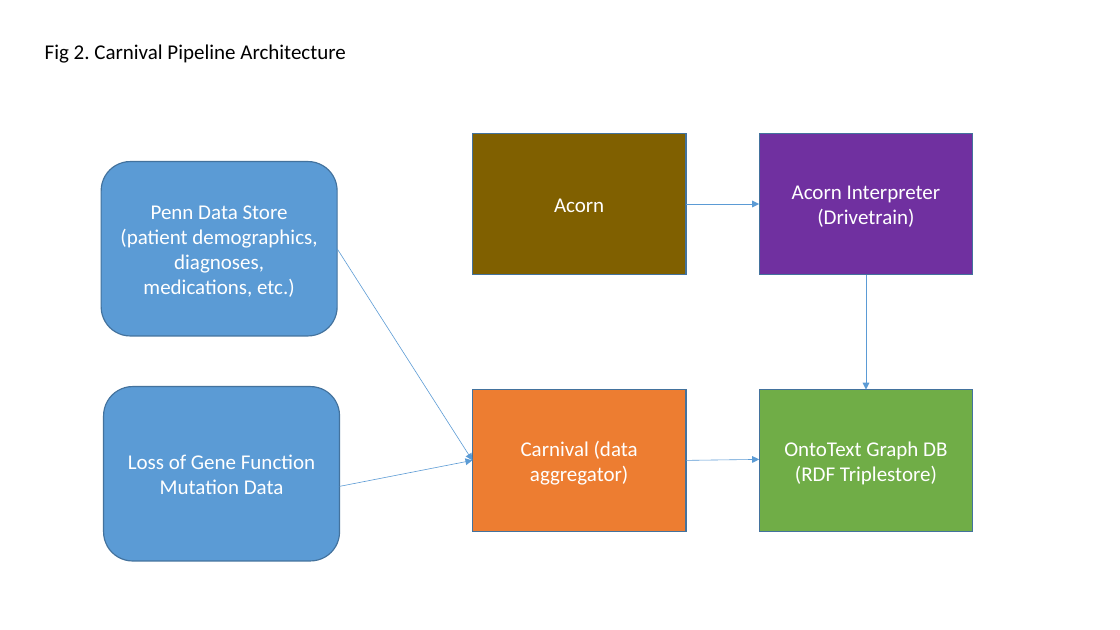
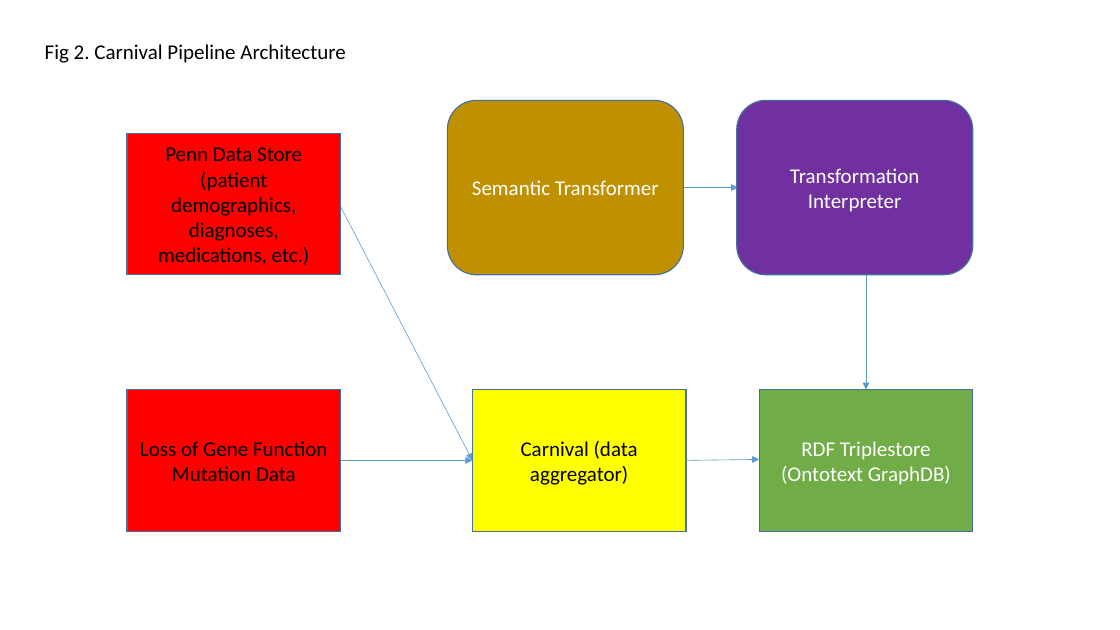
Before and after one commit to PennTURBO/semantic-engine, a slide deck: slide 2 of Acorn_diagrams.pptx. Drawn at 1120x630 pixels with LibreOffice and Linux fonts; fonts in the diff are those of the drawing. Boxes give left, top, right and bottom in pixels: in the first picture for what was removed or moved away, otherwise in the second. Text is boxed around its words. In the diff, an @@ line names an element or a change of style, - is before the commit and + after.

Commit message:
acorn diagrams

```diff
--- a/Acorn_diagrams.pptx
+++ b/Acorn_diagrams.pptx
@@ rounded rectangle added at box(448, 101, 684, 276), fill #BF9000, outline #43739E 1 pt, 18 pt, text #FFFFFF @@
+Semantic Transformer
@@ rounded rectangle added at box(737, 101, 973, 276), fill #7030A0, outline #43739E 1 pt, 18 pt, text #FFFFFF @@
+Transformation Interpreter
@@ rectangle "Penn Data Store (patient demographics, ..." at box(127, 134, 340, 276): text colour #FFFFFF to #000000; rounded rectangle to rectangle; fill #5B9BD5 to #FF0000 @@
@@ rectangle "Penn Data Store (patient demographics, ...": place and size @@
-rectangle "Penn Data Store (patient demographics, ..." at box(101, 161, 337, 336)
+rectangle "Penn Data Store (patient demographics, ..." at box(127, 134, 340, 276)
@@ rectangle removed at box(472, 134, 686, 276) @@
-Acorn
@@ rectangle removed at box(760, 134, 973, 276) @@
-Acorn Interpreter (Drivetrain)
@@ arrow moved from (337, 249) - (472, 460) to (340, 207) - (472, 460) @@
@@ arrow moved from (686, 204) - (760, 204) to (682, 187) - (739, 187) @@
@@ rectangle "Loss of Gene Function Mutation ...": place and size @@
-rectangle "Loss of Gene Function Mutation ..." at box(103, 386, 339, 561)
+rectangle "Loss of Gene Function Mutation ..." at box(127, 390, 340, 532)
@@ rectangle "Loss of Gene Function Mutation ..." at box(127, 390, 340, 532): text colour #FFFFFF to #000000; rounded rectangle to rectangle; fill #5B9BD5 to #FF0000 @@
@@ rectangle "Carnival (data aggregator)" at box(472, 390, 686, 532): text colour #FFFFFF to #000000; fill #ED7D31 to #FFFF00 @@
@@ text in rectangle at box(781, 441, 951, 485): text changed @@
-OntoText Graph DB (RDF Triplestore)
+RDF Triplestore (Ontotext GraphDB)
@@ arrow moved from (339, 486) - (472, 460) to (340, 460) - (472, 460) @@
```
Also in this commit, not shown: 4 other slides changed.
